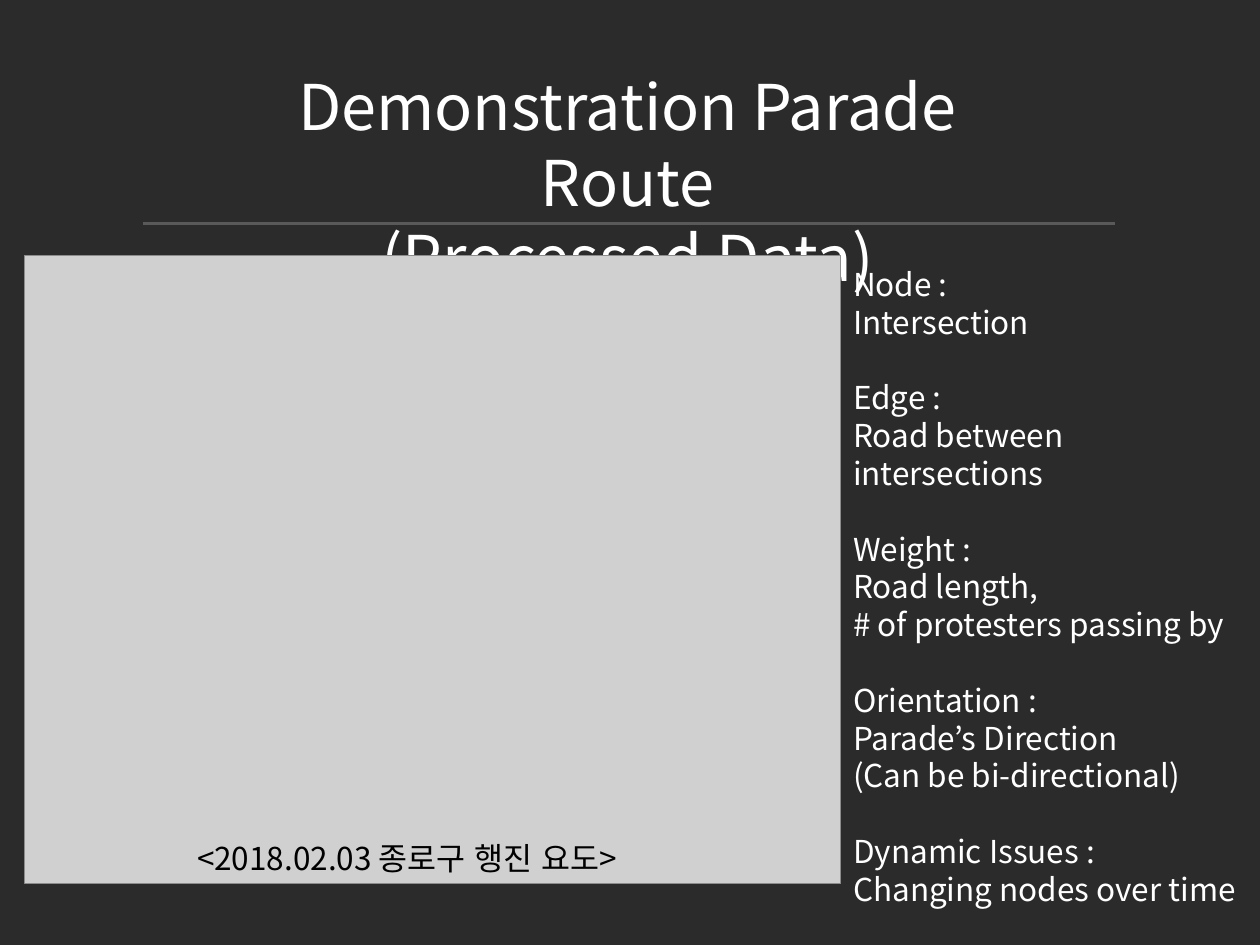
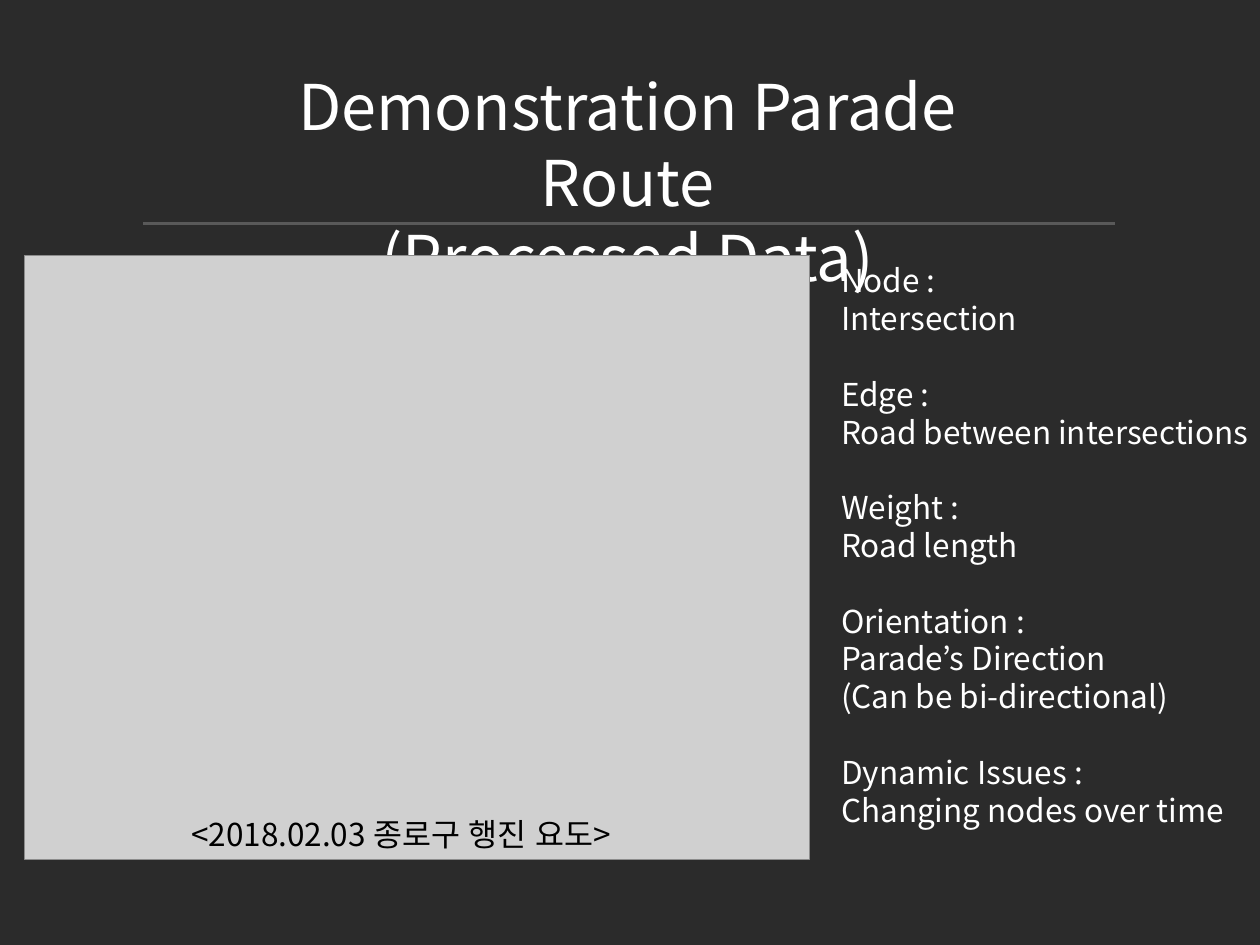
Before and after one commit to jowoni/Data-Structure-Design, a slide deck: slide 4 of Dynamic Graphs/Dynamic Graphs.pptx. Drawn at 1260x945 pixels with LibreOffice and Linux fonts; fonts in the diff are those of the drawing; grey boxes stand for pictures; background and template pictures are left out; a plain dark background stands for a picture behind light text. Boxes give left, top, right and bottom in pixels: in the first picture for what was removed or moved away, otherwise in the second. Text is boxed around its words. In the diff, an @@ line names an element or a change of style, - is before the commit and + after.

```diff
--- a/Dynamic Graphs/Dynamic Graphs.pptx
+++ b/Dynamic Graphs/Dynamic Graphs.pptx
@@ picture: place and size @@
-picture at [25,256,842,883]
+picture at [25,256,810,859]
@@ text "Node :": place and size @@
-text "Node :" at [853,264,1236,909]
+text "Node :" at [841,260,1248,830]
@@ text at [841,525,1018,565]: text changed @@
-Road length,
-# of protesters passing by
+Road length
@@ text "<2018.02.03 종로구 행진 요도>": place and size @@
-text "<2018.02.03 종로구 행진 요도>" at [197,844,617,873]
+text "<2018.02.03 종로구 행진 요도>" at [191,820,611,849]
```
Also in this commit, not shown: 3 other slides changed, 3 slides added, 1 slide removed.
